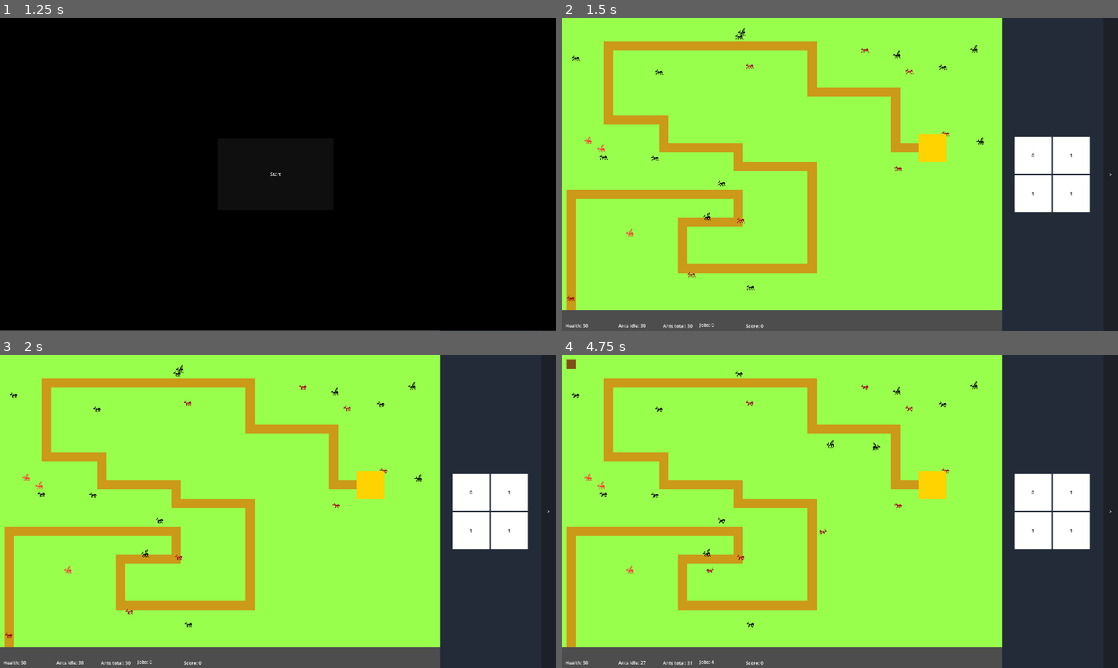
Above: before the commit, frames 1-4 (two rows, left to right).
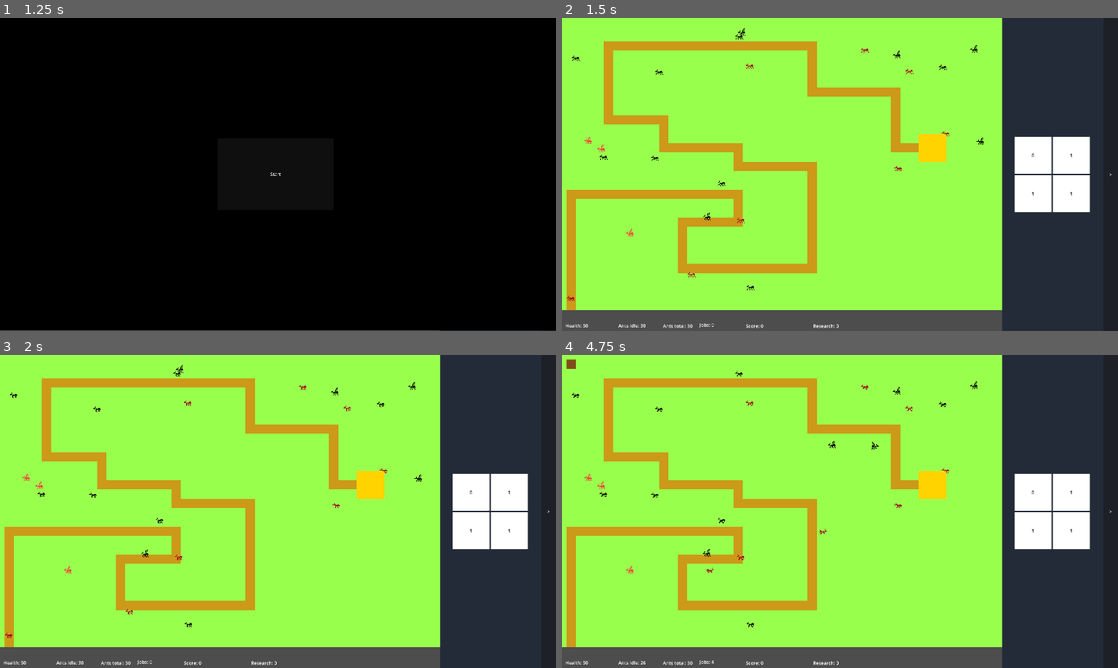
Above: after the commit, the same moments.

Repository: Harrimaga/LD56
Game: Godot game, scene res://Scenes/Main.tscn
The game is run twice, just before and just after one commit, with the same random seed, the same clock (stepped at 60 frames per second) and the same inputs.
Inputs (mouse positions are in pixels of both pictures, inside the frame that each line leads up to):
- Up to frame 1 (1.25 s): click ">" at 0.5 s
- Up to frame 2 (1.5 s): click "Start" at 1.25 s
- Up to frame 3 (2 s): no input
- Up to frame 4 (4.75 s): click (573, 364) at 2.02 s; click "0" at 2.75 s; click "1" at 3.5 s; click "1" at 4.25 s

Frame 1 is identical in both runs. In frame 2, less than 0.1% of the frame differs, in the area x 45-50%, y 97-100%; in frame 3, less than 0.1%; in frame 4, less than 0.1%, in the area x 14-58%, y 27-100%.

Commit message:
Fixed tasks final version v2 extra again final

Diff:
--- a/Core/GameflowManager.gd
+++ b/Core/GameflowManager.gd
@@ -6,6 +6,7 @@
 
 var health : int = 50
 var score : int = 0
+var research : int = 0
 
 var selected_building : Location.BuildingType
 var selected_tower : Location.TowerType
--- a/Core/TaskManager.gd
+++ b/Core/TaskManager.gd
@@ -50,17 +50,20 @@
 
 func remove_task(task : Task):
 	var i = task_pool.size() - 1
+	print(worker_pool.size())
 	while i >= 0:
 		if task_pool[i] == task:
+			print(task.worker_pool.size())
 			for ant in task.worker_pool:
 				if ant == null: continue
 				ant.task = null
 				ant.temp_origin = null
 				ant.path = []
 
+
+			worker_pool.append_array(task.worker_pool.duplicate(true))
+			print(worker_pool.size())
 			task.worker_pool = []
-
-			worker_pool.append_array(task.worker_pool)
 
 			task_pool.remove_at(i)
 			break
--- a/Scenes/Locations/hive.gd
+++ b/Scenes/Locations/hive.gd
@@ -11,7 +11,7 @@
 # Called when the node enters the scene tree for the first time.
 func _ready() -> void:
 	## Starting resources:
-	stockpile = [20, 20, 0, 25]
+	stockpile = [40, 40, 0, 25]
 	GameflowManager.stockpile_buildings.append(self)
 	GameflowManager.ammo_buildings.append(self)
 
@@ -36,8 +36,8 @@
 # Called every frame. 'delta' is the elapsed time since the previous frame.
 func _process(delta: float) -> void:
 	timer -= delta
-	if timer <= 0:
-		var ant : Ant = ant_scenes.pick_random().instantiate()
-		TaskManager.add_to_pool(ant)
-		get_parent().get_parent().get_parent().add_child(ant)
-		timer = spawn_interval
+	#if timer <= 0:
+		#var ant : Ant = ant_scenes.pick_random().instantiate()
+		#TaskManager.add_to_pool(ant)
+		#get_parent().get_parent().get_parent().add_child(ant)
+		#timer = spawn_interval
--- a/Scenes/Locations/mine.gd
+++ b/Scenes/Locations/mine.gd
@@ -7,6 +7,7 @@
 # Called when the node enters the scene tree for the first time.
 func _ready() -> void:
 	add_task()
+	GameflowManager.stockpile_buildings.append(self)
 
 # Called every frame. 'delta' is the elapsed time since the previous frame.
 func _process(delta: float) -> void:
--- a/Scenes/Locations/university.gd
+++ b/Scenes/Locations/university.gd
@@ -1,5 +1,4 @@
 extends Location
-
 
 # Called when the node enters the scene tree for the first time.
 func _ready() -> void:
@@ -9,6 +8,8 @@
 func destination_action(ant : Ant, delta : float):
 	ant.remove_from_inventory()
 	TaskManager.remove_task(ant.task)
+	GameflowManager.research += stockpile[4]
+	stockpile[4] = 0
 
 # Called every frame. 'delta' is the elapsed time since the previous frame.
 func _process(delta: float) -> void:
--- a/Scenes/Tiles/ground.gd
+++ b/Scenes/Tiles/ground.gd
@@ -11,6 +11,7 @@
 var building_tower : bool = false
 
 var resources_needed_for_building : Array[int] = [0, 0]
+var total_resources_for_building : Array[int]
 var time_to_build : float
 var is_being_built : bool
 var build_stage : int
@@ -48,13 +49,15 @@
 		task = TaskManager.add_task(null, self, -1, resources_needed_for_building[1], false)
 
 func plan_building():
-	resources_needed_for_building = [0, 9]
+	total_resources_for_building = [0, 9]
+	resources_needed_for_building = total_resources_for_building.duplicate(true)
 	planned_building = GameflowManager.selected_building
 	time_to_build = 20
 	plan()
 
 func plan_tower():
-	resources_needed_for_building = [0, 9]
+	total_resources_for_building = [0, 9]
+	resources_needed_for_building = total_resources_for_building.duplicate(true)
 	planned_tower = GameflowManager.selected_tower
 	building_tower = true
 	time_to_build = 10
@@ -62,15 +65,18 @@
 
 func destination_action(ant : Ant, delta : float):
 	if is_being_built:
-		if resources_needed_for_building[0] > stockpile[0] or resources_needed_for_building[1] > stockpile[1]:
+		if resources_needed_for_building[0] > 0 or resources_needed_for_building[1] > 0:
 			ant.remove_from_inventory()
+			resources_needed_for_building[0] -= stockpile[0]
+			resources_needed_for_building[1] -= stockpile[1]
+			stockpile = [0, 0, 0, 0]
 		elif build_stage == 0:
 			TaskManager.remove_task(task)
 
 			build_stage += 1
-			task = TaskManager.add_task(self, self, -1, resources_needed_for_building.reduce(func(a, n): return a+n, 0))
+			task = TaskManager.add_task(self, self, -1, total_resources_for_building.reduce(func(a, n): return a+n, 0))
 
-		elif build_stage == 1:
+		if build_stage == 1:
 			time_to_build -= delta
 
 			if time_to_build <= 0:
--- a/Scenes/Units/ant.gd
+++ b/Scenes/Units/ant.gd
@@ -29,7 +29,8 @@
 func _process(delta: float) -> void:
 	## Lifespan update
 	if task != null:
-		age -= delta
+		pass
+		#age -= delta
 	## TODO: Death
 
 	if path.size() == 0:
@@ -96,10 +97,11 @@
 			## Nothing to do
 			return false
 
-	if (position - task.destination.global_position).length() <= 0.1:
+	if (position - task.destination.global_position).length() <= 0.1 and (task.destination == task.origin or inventory.size() > 0):
 		task.destination.destination_action(self, delta)
 
-		if task == null: return false
+		if task == null:
+			return false
 
 		path = [task.origin.global_position if task.origin != null else temp_origin.global_position]
 	else:
@@ -121,7 +123,8 @@
 					inventory.clear()
 					path = [task.origin.global_position if task.origin != null else temp_origin.global_position]
 
-		if task == null: return false
+		if task == null:
+			return false
 
 	path_pointer = 0
 	flip_h = path[path_pointer].x > position.x
--- a/Scenes/mainHud.tscn
+++ b/Scenes/mainHud.tscn
@@ -8,6 +8,7 @@
 script = ExtResource("1_n43i5")
 
 [node name="Jobs" type="Label" parent="."]
+layout_mode = 0
 offset_left = 475.0
 offset_top = 1047.0
 offset_right = 782.0
@@ -15,13 +16,23 @@
 text = "Jobs: "
 
 [node name="Score" type="Label" parent="."]
+layout_mode = 0
 offset_left = 635.0
 offset_top = 1051.0
 offset_right = 942.0
 offset_bottom = 1078.0
 text = "Score:"
 
+[node name="Research" type="Label" parent="."]
+layout_mode = 0
+offset_left = 867.0
+offset_top = 1051.0
+offset_right = 1174.0
+offset_bottom = 1078.0
+text = "Research:"
+
 [node name="Ants" type="Label" parent="."]
+layout_mode = 0
 offset_left = 195.0
 offset_top = 1050.0
 offset_right = 502.0
@@ -29,6 +40,7 @@
 text = "Ants: "
 
 [node name="Ants2" type="Label" parent="."]
+layout_mode = 0
 offset_left = 349.0
 offset_top = 1051.0
 offset_right = 656.0
--- a/Scenes/main_hud.gd
+++ b/Scenes/main_hud.gd
@@ -13,3 +13,4 @@
 	$Ants2.text = "Ants total: " + str(TaskManager.get_ant_count())
 	$Score.text = "Score: " + str(GameflowManager.score)
 	$Jobs.text = "Jobs: " + str(TaskManager.get_task_capacity())
+	$Research.text = "Research: " + str(GameflowManager.research)
--- a/Scenes/map.gd
+++ b/Scenes/map.gd
@@ -149,7 +149,7 @@
 
 
 var wave : int = 0
-var timerToNextWave : float = 60
+var timerToNextWave : float = 10
 var spawnTimer : float = 0
 var spawnNextTimer : float = 0
 var interval : float = 0
